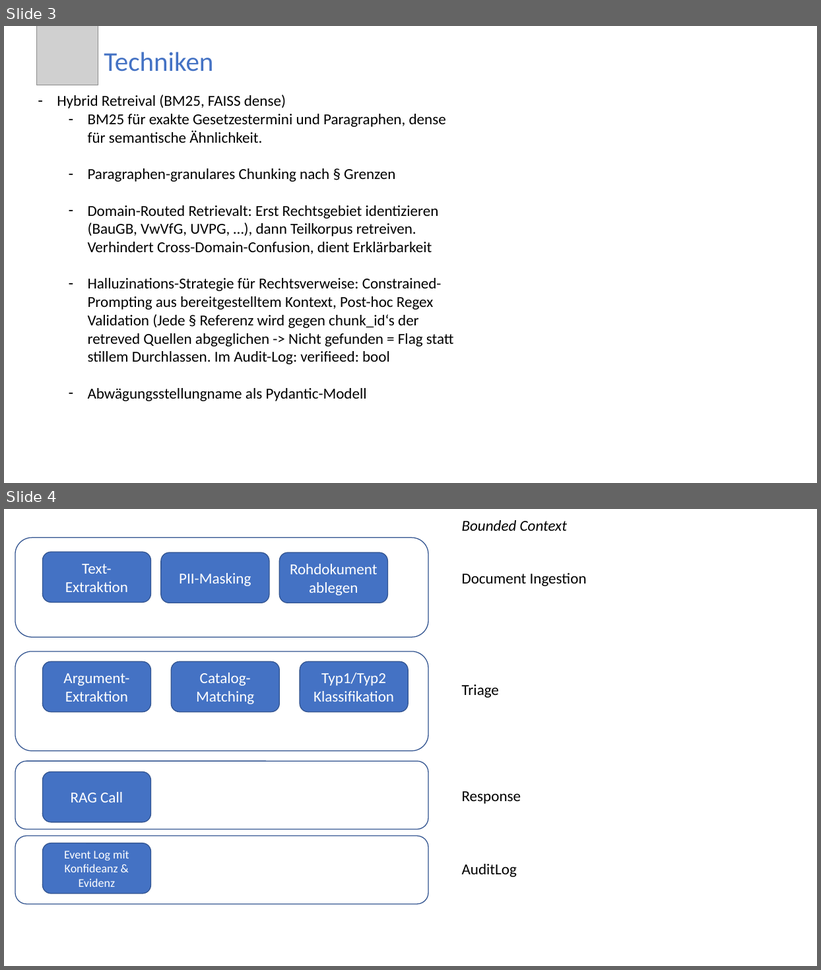
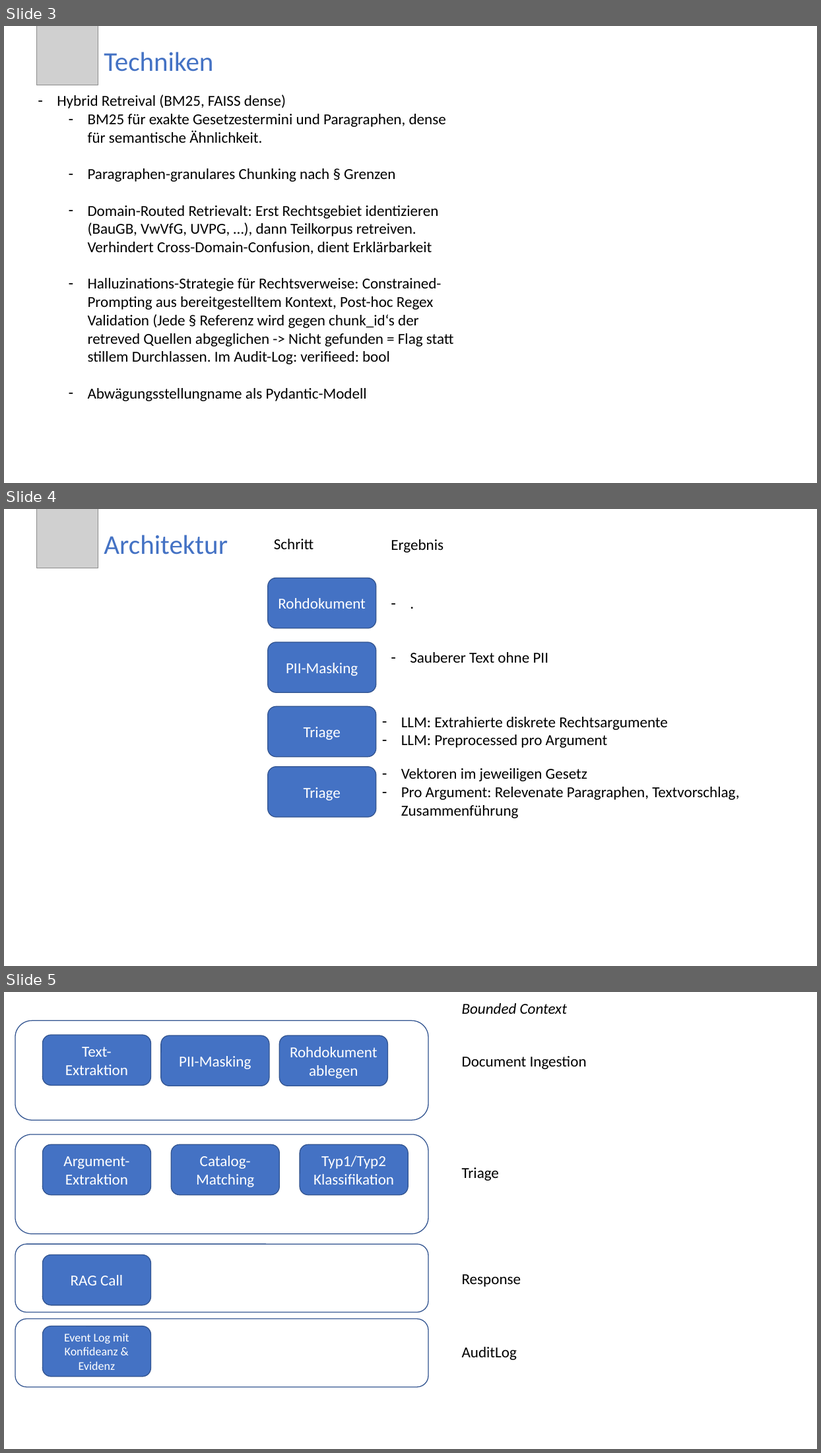
Before and after one commit to ksokoll/citizen-objections-RAG-WIP, a slide deck: docs/Brainstorming.pptx. Shown one above the other, each under a label of ours: slides 3 and 4 before the commit, slides 3, 4 and 5 after it. The pictures are 821x970 and 821x1453 pixels, drawn with LibreOffice and Linux fonts; fonts in the diff are those of the drawing; grey boxes stand for pictures. Boxes give left, top, right and bottom in pixels: in the first picture for what was removed or moved away, otherwise in the second. Text is boxed around its words. In the diff, an @@ line names an element or a change of style, - is before the commit and + after.

```diff
--- a/docs/Brainstorming.pptx
+++ b/docs/Brainstorming.pptx
@@ slide 4 added at bbox=[4, 509, 817, 966], background #FFFFFF @@
@@ picture added at bbox=[37, 509, 98, 568] @@
@@ text added at bbox=[104, 535, 228, 555], 32 pt, text #4472C4 @@
+Architektur
@@ text added at bbox=[274, 539, 314, 549], 18 pt, text #000000 @@
+Schritt
@@ text added at bbox=[391, 539, 444, 553], 18 pt, text #000000 @@
+Ergebnis
@@ rounded rectangle added at bbox=[268, 578, 377, 628], fill #4472C4, outline #325491 1 pt, 18 pt, text #FFFFFF @@
+Rohdokument
@@ text added at bbox=[385, 591, 817, 615], 18 pt, text #000000 @@
+– .
@@ rounded rectangle added at bbox=[268, 642, 377, 693], fill #4472C4, outline #325491 1 pt, 18 pt, text #FFFFFF @@
+PII-Masking
@@ text added at bbox=[410, 652, 549, 663], 18 pt, text #000000 @@
+– Sauberer Text ohne PII
@@ rounded rectangle added at bbox=[268, 706, 377, 757], fill #4472C4, outline #325491 1 pt, 18 pt, text #FFFFFF @@
+Triage
@@ text added at bbox=[401, 717, 668, 748], 18 pt, text #000000 @@
+– LLM: Extrahierte diskrete Rechtsargumente
+– LLM: Preprocessed pro Argument
@@ rounded rectangle added at bbox=[268, 767, 377, 818], fill #4472C4, outline #325491 1 pt, 18 pt, text #FFFFFF @@
+Triage
@@ text added at bbox=[401, 768, 739, 819], 18 pt, text #000000 @@
+– Vektoren im jeweiligen Gesetz
+– Pro Argument: Relevenate Paragraphen, Textvorschlag, Zusammenführung
@@ what was slide 4 is now slide 5 @@
```
Also in this commit, not shown: 9 other files.
